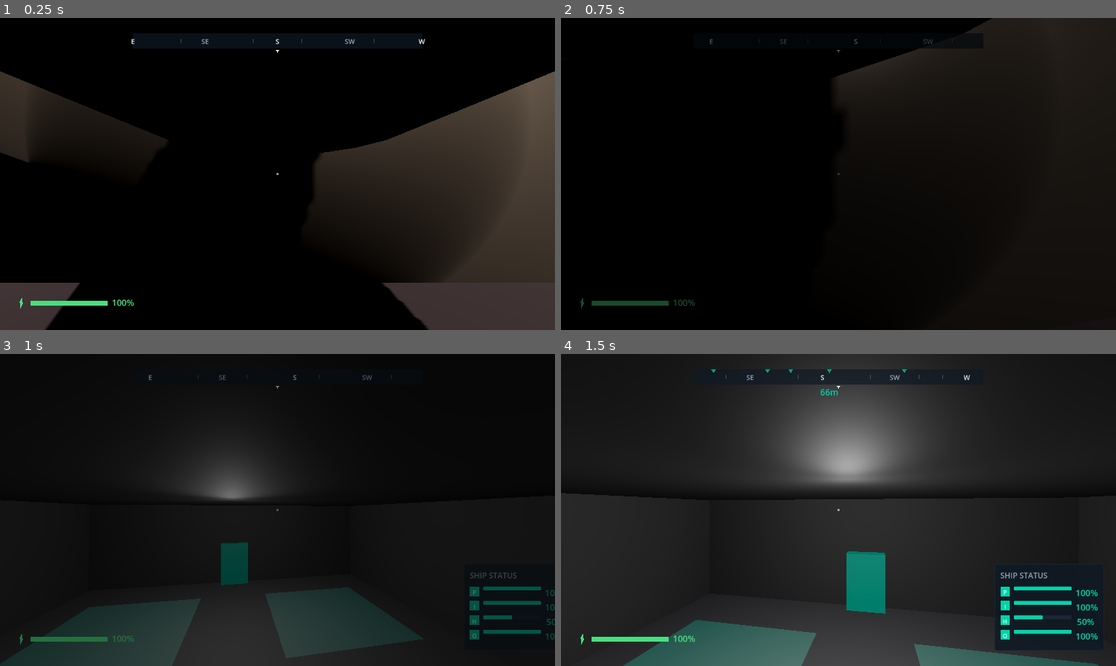
Above: before the commit, frames 1-4 (two rows, left to right).
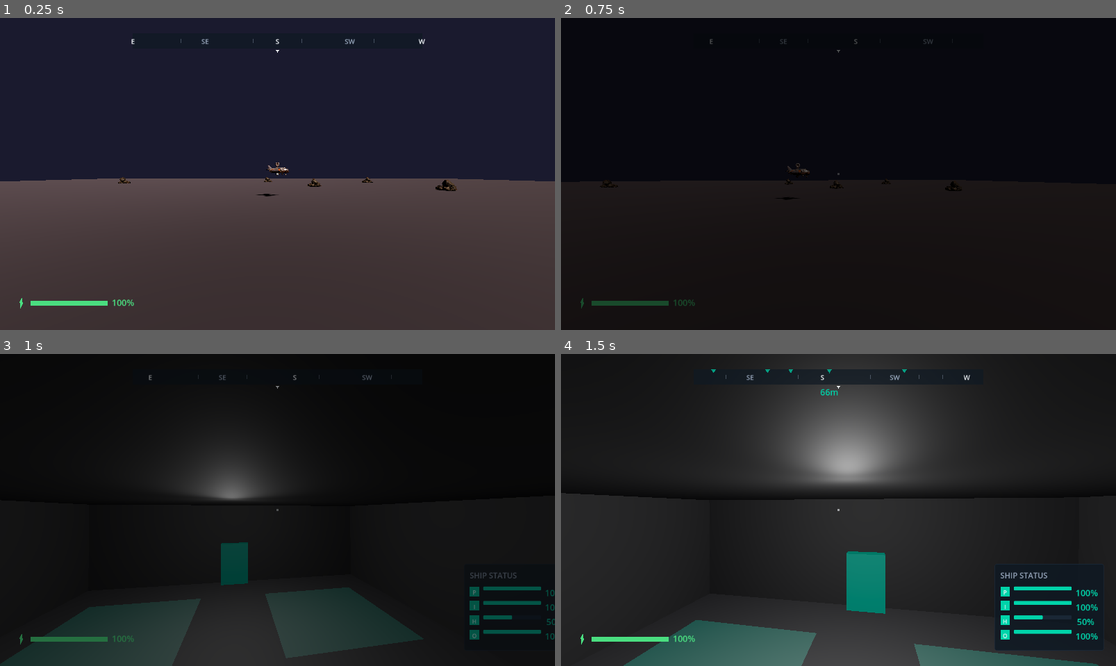
Above: after the commit, the same moments.

Repository: sqlhammer/Hammer-Forge-Studio
Game: Godot game, scene res://scenes/levels/test_world.tscn
Two runs of this game, one before a commit and one after it. Both use one fixed random seed, a clock stepped at 60 frames per second and the inputs below. The project has no main scene, so this scene is started directly.
Inputs (mouse positions are in pixels of both pictures, inside the frame that each line leads up to):
- Up to frame 1 (0.25 s): no input
- Up to frame 2 (0.75 s): tap Enter (ui_accept) at 0.5 s; move the mouse to (866, 174) at 0.52 s; hold W (move_forward) from 0.53 s (still down); hold E (interact) from 0.53 s (still down); click (866, 174) at 0.67 s
- Up to frame 3 (1 s): keep holding W (move_forward); keep holding E (interact); tap Space (jump) at 0.77 s
- Up to frame 4 (1.5 s): keep holding W (move_forward); move the mouse to (810, 510) at 1.27 s; release E (interact) at 1.28 s; tap Q (scan) at 1.35 s

The runs differ from the first frame. In frame 1, 84% of the frame differs, in the area x 0-100%, y 0-100%; in frame 2, 9.7%; in frame 3, nothing differs; in frame 4, nothing differs.

Commit message:
TICKET-0103: Restore original M2 ship model at scaled-up size
The M5 scale-up (TICKET-0081) re-ran the procedural build script, which
replaced the AI-generated M2 ship mesh (1.4 MB, 12K tris, PBR textures)
with a simpler procedural version (89 KB). This restores the original M2
mesh from the hybrid pipeline (Tripo3D + Blender decimation) and applies
the 3× scale in-engine instead of baking it into the GLB.

Changes:
- Restored mesh_ship_exterior.glb to pre-M5 version (commit f217932)
- Added ship_mesh.scale = Vector3(3.0, 3.0, 3.0) in test_world.gd
- Collision shapes and zone sizes unchanged (already correct for 3× hull)

Co-Authored-By: Claude Opus 4.6 <noreply@anthropic.com>

Diff:
--- a/game/scripts/levels/test_world.gd
+++ b/game/scripts/levels/test_world.gd
@@ -165,11 +165,12 @@
 	ship.position = Vector3.ZERO
 	add_child(ship)
 
-	# Ship mesh (3× native scale per TICKET-0081 — no in-engine scale override)
+	# Ship mesh (original M2 asset, scaled 3× in-engine per TICKET-0081 / TICKET-0103)
 	var ship_scene: Resource = load("res://assets/meshes/vehicles/mesh_ship_exterior.glb")
 	if ship_scene and ship_scene is PackedScene:
 		var ship_mesh: Node3D = (ship_scene as PackedScene).instantiate()
 		ship_mesh.name = "ShipMesh"
+		ship_mesh.scale = Vector3(3.0, 3.0, 3.0)
 		ship_mesh.position.y = 3.3
 		ship.add_child(ship_mesh)
 
Binary file changed: game/assets/meshes/vehicles/mesh_ship_exterior.glb
